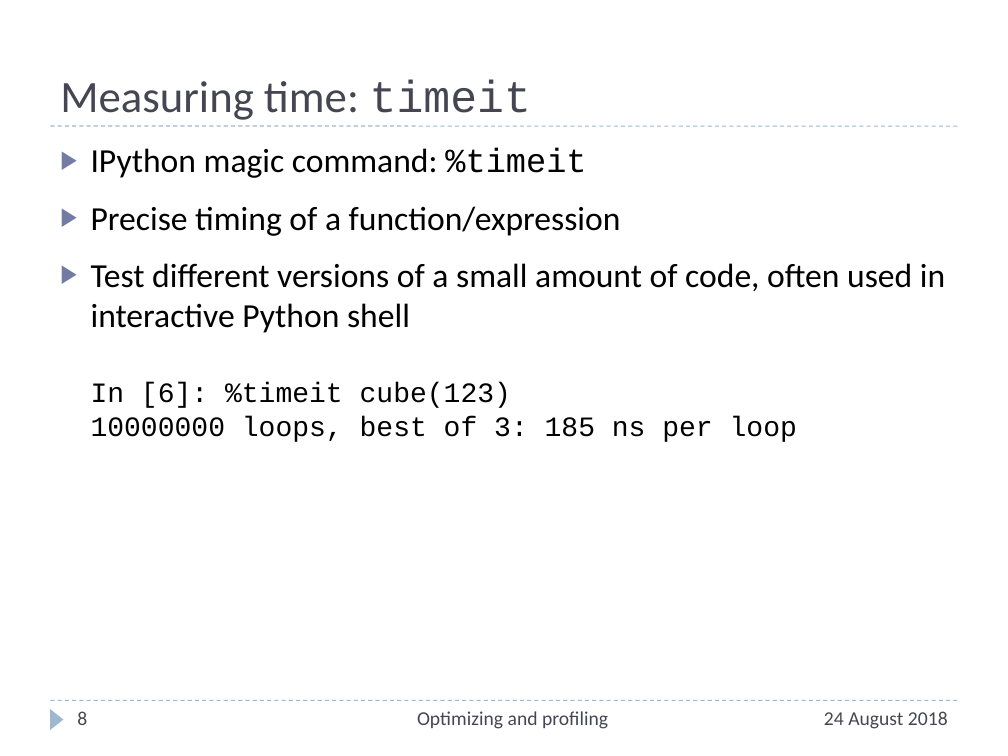
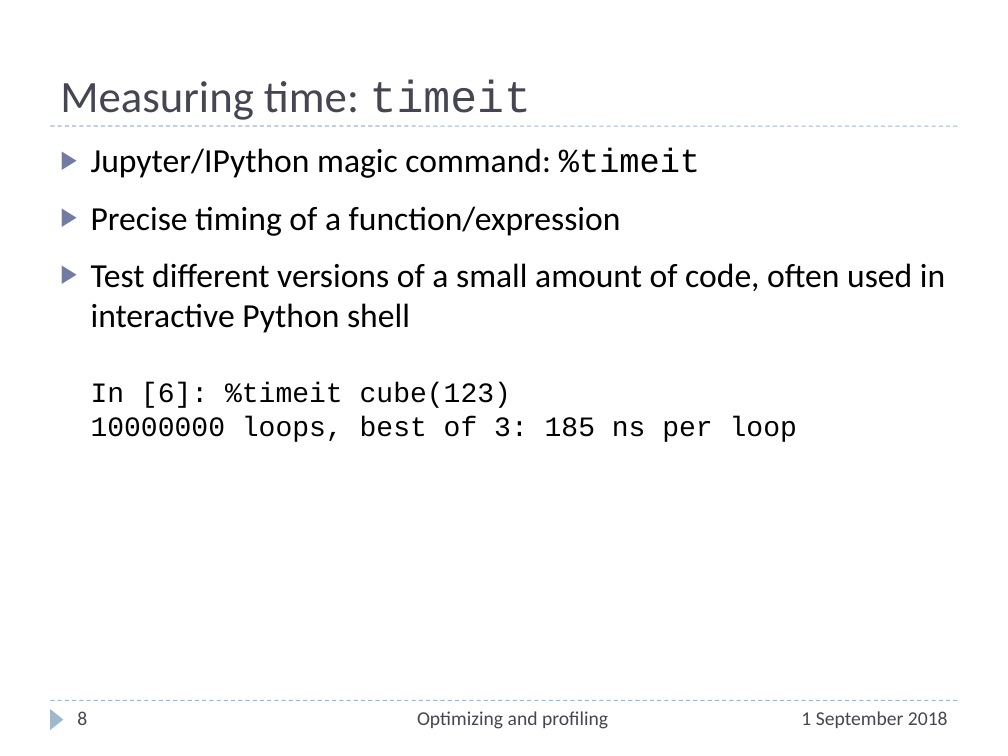
Before and after one commit to ASPP/testing_debugging_profiling, a slide deck: slide 8 of profiling.pptx. Drawn at 1008x756 pixels with LibreOffice and Linux fonts; fonts in the diff are those of the drawing. Boxes give left, top, right and bottom in pixels: in the first picture for what was removed or moved away, otherwise in the second. Text is boxed around its words. In the diff, an @@ line names an element or a change of style, - is before the commit and + after.

```diff
--- a/profiling.pptx
+++ b/profiling.pptx
@@ text at (91, 148, 700, 178): text changed @@
-▶ IPython magic command: %timeit
+▶ Jupyter/IPython magic command: %timeit
@@ text at (801, 711, 948, 728): text changed @@
-24 August 2018
+1 September 2018
```
Also in this commit, not shown: 19 other slides changed.
